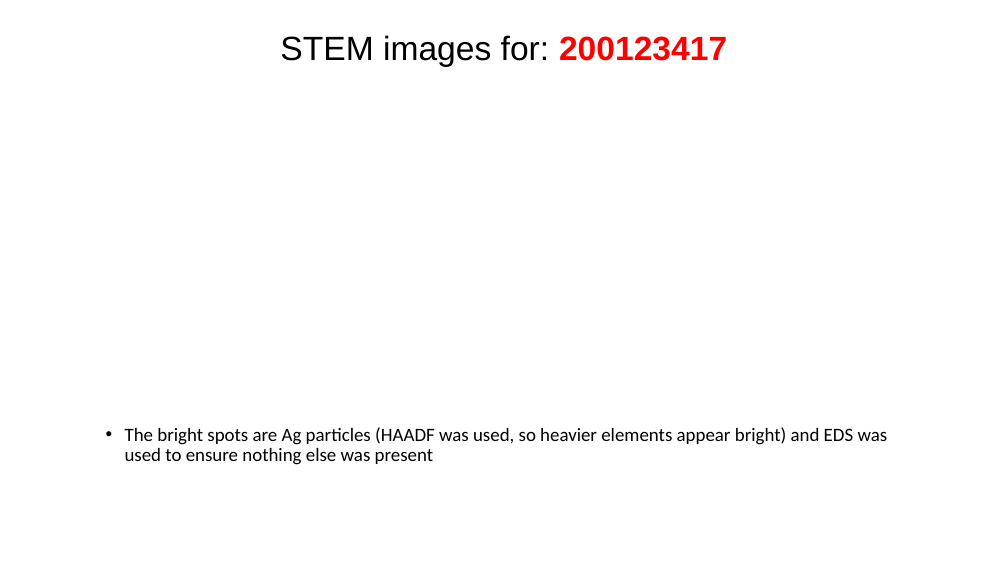
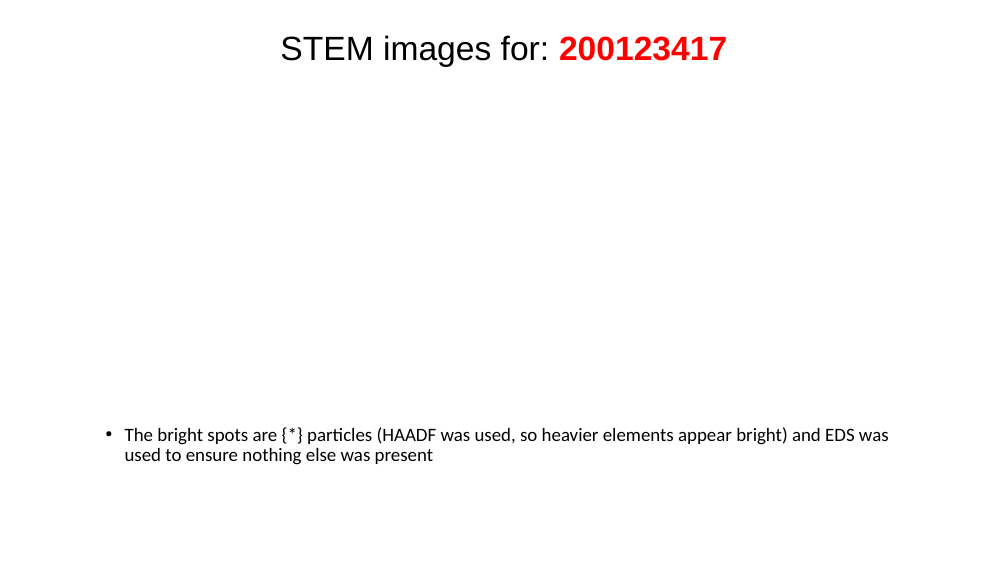
Before and after one commit to cvrl10/mini_project, a slide deck: slide 3 of report_template.pptx. Drawn at 1008x567 pixels with LibreOffice and Linux fonts; fonts in the diff are those of the drawing. Boxes give left, top, right and bottom in pixels: in the first picture for what was removed or moved away, otherwise in the second. Text is boxed around its words. In the diff, an @@ line names an element or a change of style, - is before the commit and + after.

```diff
--- a/report_template.pptx
+++ b/report_template.pptx
@@ text at (x1=125, y1=427, x2=889, y2=465): text changed @@
-• The bright spots are Ag particles (HAADF was used, so heavier elements appear bright) and EDS was used to ensure nothing else was present
+• The bright spots are {*} particles (HAADF was used, so heavier elements appear bright) and EDS was used to ensure nothing else was present
```
Also in this commit, not shown: 1 other slide changed, 4 slides removed, 11 other files.
